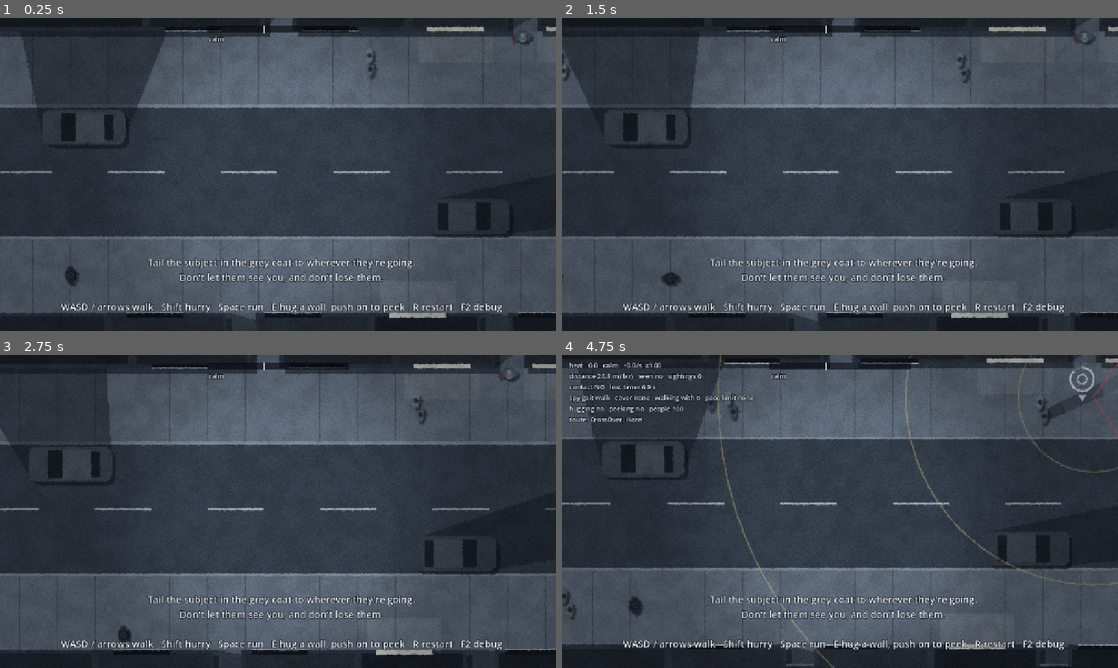
Above: before the commit, frames 1-4 (two rows, left to right).
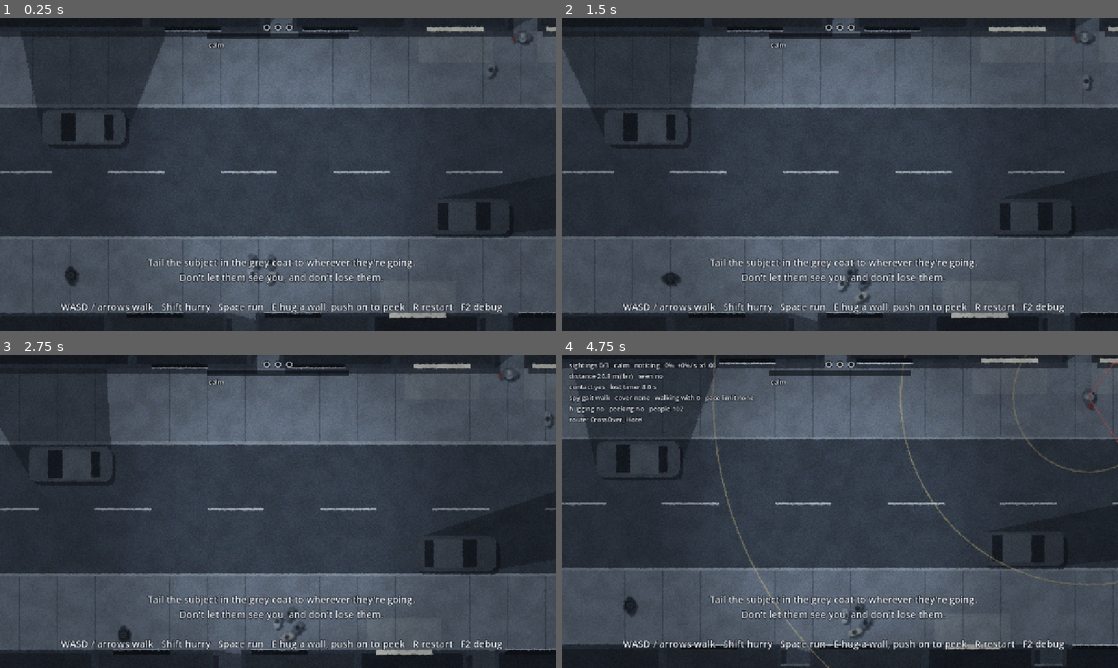
Above: after the commit, the same moments.

Repository: jfacorro/spooks
Game: Godot game, scene res://tailing/tail_street.tscn
The game is run twice, just before and just after one commit, with the same random seed, the same clock (stepped at 60 frames per second) and the same inputs.
Inputs:
- Up to frame 1 (0.25 s): no input
- Up to frame 2 (1.5 s): tap Enter at 0.5 s; hold D (move_right) 0.53-1.28 s; hold Shift (hurry) 0.53-1.28 s; tap Space (run) at 0.8, 1.35 s; hold S (move_down) from 1.28 s (still down)
- Up to frame 3 (2.75 s): tap Shift (hurry) at 1.55 s; release S (move_down) at 2.03 s; hold D (move_right) from 2.03 s (still down); hold Shift (hurry) from 2.03 s (still down); tap Space (run) at 2.3 s
- Up to frame 4 (4.75 s): release D (move_right) at 2.78 s; release Shift (hurry) at 2.78 s; hold W (move_up) 2.78-3.53 s; tap E (interact) at 2.85 s; tap Shift (hurry) at 3.05, 4.35 s; hold Space (run) 3.53-4.28 s; hold A (move_left) from 3.53 s (still down); tap F2 (debug_overlay) at 4.15 s

The runs differ from the first frame. In frame 1, 1.0% of the frame differs, in the area x 37-90%, y 1-86%; in frame 2, 1.2%; in frame 3, 1.1%; in frame 4, 5.3%, in the area x 0-100%, y 0-100%.

Commit message:
Replace heat with three sightings and a noticing bar
Heat made it hard to tell how close you were to being made. Now the
subject can notice the spy three times, one per alert level: wary,
suspicious, then made.

- While the subject can see the spy, a noticing bar fills; when it's
  full that's a sighting. It takes 2.5 s at 10-20 m, 1.2 s at 4-10 m
  and 0.5 s under 4 m (doubled after playtesting), sped up or slowed
  down by cover and gait as before. Glances notice twice as fast.
- Breaking sight before it fills drains it away without counting. After
  a sighting the spy has to be out of sight for 2 s before the next.
- Sightings never come back, except that shaking the subject off after
  being made leaves them suspicious with one sighting left.
- The HUD shows three marks and the noticing bar; grain and vignette
  follow the sightings. Heat, cooling off, floors, familiar face and the
  glance and too-close jolts are gone.
- People who stop at the same shop window spread along the glass.
- The design doc describes sightings; its heat chart is replaced by a
  table of noticing times.

Co-Authored-By: Claude Opus 5.5 <noreply@anthropic.com>

Diff:
--- a/tailing/actors/subject.gd
+++ b/tailing/actors/subject.gd
@@ -2,7 +2,7 @@
 extends Node2D
 ## The person being tailed. Walks a SubjectRoute and checks behind them now
 ## and then, always with a tell first: the hat starts to turn before a glance,
-## and they slow down before a full look-back. The tail director owns heat and
+## and they slow down before a full look-back. The tail director owns sightings and
 ## sets `alert`; this script only acts on it.
 
 signal entered_building(block: StreetBlock)
--- a/tailing/crowd/crowd.gd
+++ b/tailing/crowd/crowd.gd
@@ -143,7 +143,7 @@
 				var glass: PackedVector2Array = child.segment()
 				var middle := (glass[0] + glass[1]) / 2.0
 				var street_side: Vector2 = child.global_transform.y.normalized()
-				_windows.append({"spot": middle + street_side * 0.7 * M, "glass": middle})
+				_windows.append({"spot": middle + street_side * 0.7 * M, "glass": middle, "from": glass[0], "to": glass[1], "out": street_side})
 	# Free ends are where the street carries on off the map.
 	for id in walkway_ends:
 		if _graph.get_point_connections(id).size() == 1:
@@ -342,7 +342,10 @@
 				if t > 0.05 and t < 0.95:
 					if not picks.has(i):
 						picks[i] = []
-					picks[i].append([t, window.spot, window.glass])
+					# Somewhere along the glass, so people stopping at the
+					# same window don't all stand on one spot.
+					var glass: Vector2 = window.from.lerp(window.to, _rng.randf_range(0.15, 0.85))
+					picks[i].append([t, glass + window.out * _rng.randf_range(0.6, 0.9) * M, glass])
 				break
 	var new_path := PackedVector2Array()
 	var new_spread := PackedFloat32Array()
--- a/tailing/hud/heat_meter.gd
+++ /dev/null
@@ -1,78 +0,0 @@
-class_name HeatMeter
-extends Control
-## The subject's heat as a slim bar at the top of the screen, with ticks where
-## they turn wary and suspicious. The part below the current level's floor is
-## solid because it won't cool off; the rest is fainter and drains while the
-## spy stays unseen. While the subject is looking right at the spy, the bar
-## pulses and says SEEN, so it's always clear when a look is counting. The
-## cover the spy is in (a crowd, a doorway, peeking) shows in the middle.
-
-const PALE := Color(0.93, 0.95, 0.98)
-const TRACK := Color(0.02, 0.03, 0.05, 0.6)
-const WIDTH := 320.0
-const HEIGHT := 8.0
-const FONT_SIZE := 15
-
-@export var director: TailDirector
-
-var _shown := 0.0
-var _glow := 0.0
-var _time := 0.0
-var _cover := ""
-var _cover_alpha := 0.0
-
-
-func _ready() -> void:
-	mouse_filter = MOUSE_FILTER_IGNORE
-
-
-func _process(delta: float) -> void:
-	_time += delta
-	_shown = lerpf(_shown, director.heat, 1.0 - exp(-10.0 * delta))
-	_glow = move_toward(_glow, 1.0 if director.seen else 0.0, (8.0 if director.seen else 2.5) * delta)
-	# The cover word fades out, and in again when it changes.
-	var cover := director.cover_name()
-	if cover != "" and cover != _cover and _cover_alpha <= 0.0:
-		_cover = cover
-	var showing := cover != "" and cover == _cover
-	_cover_alpha = move_toward(_cover_alpha, 0.8 if showing else 0.0, 4.0 * delta)
-	queue_redraw()
-
-
-func _draw() -> void:
-	var bar := Rect2(-WIDTH / 2.0, 0.0, WIDTH, HEIGHT)
-	var pulse := 0.5 + 0.5 * sin(_time * 16.0)
-	draw_rect(bar.grow(4.0), TRACK)
-	# Fill: faint up to the current heat, solid up to the level's floor.
-	var floor_heat := minf(director.heat_floor(), _shown)
-	draw_rect(Rect2(bar.position, Vector2(WIDTH * _shown / 100.0, HEIGHT)), Color(PALE, 0.45 + 0.55 * _glow * pulse))
-	draw_rect(Rect2(bar.position, Vector2(WIDTH * floor_heat / 100.0, HEIGHT)), PALE)
-	for threshold: float in [40.0, 70.0]:
-		var x := bar.position.x + WIDTH * threshold / 100.0
-		draw_line(Vector2(x, -5.0), Vector2(x, HEIGHT + 5.0), Color(PALE, 0.8), 2.0)
-	if _glow > 0.0:
-		draw_rect(bar.grow(4.0 + 2.0 * pulse), Color(PALE, 0.7 * _glow), false, 2.0)
-	var font := ThemeDB.fallback_font
-	var text_y := HEIGHT + 24.0
-	_text(font, Vector2(bar.position.x, text_y), _level_text(), HORIZONTAL_ALIGNMENT_LEFT, 1.0)
-	if _cover_alpha > 0.0 and not director.recovering:
-		_text(font, Vector2(bar.position.x, text_y), _cover, HORIZONTAL_ALIGNMENT_CENTER, _cover_alpha)
-	if _glow > 0.0:
-		_text(font, Vector2(bar.position.x, text_y), "SEEN", HORIZONTAL_ALIGNMENT_RIGHT, _glow)
-	if director.recovering:
-		# A second bar: how far through shaking them off the spy is.
-		var progress := clampf(director.recovery_progress / director.recovery_time, 0.0, 1.0)
-		var under := Rect2(bar.position.x, text_y + 12.0, WIDTH, 4.0)
-		draw_rect(under.grow(2.0), TRACK)
-		draw_rect(Rect2(under.position, Vector2(WIDTH * progress, under.size.y)), PALE)
-
-
-func _level_text() -> String:
-	if director.recovering:
-		return "made: keep them in sight, unseen"
-	return director.alert_name()
-
-
-func _text(font: Font, at: Vector2, text: String, align: HorizontalAlignment, alpha: float) -> void:
-	draw_string_outline(font, at, text, align, WIDTH, FONT_SIZE, 6, Color(0.02, 0.03, 0.05, alpha))
-	draw_string(font, at, text, align, WIDTH, FONT_SIZE, Color(PALE, alpha))
--- /dev/null
+++ b/tailing/hud/sighting_meter.gd
@@ -0,0 +1,100 @@
+class_name SightingMeter
+extends Control
+## How many times the subject has noticed the spy: three marks at the top of
+## the screen, one filling with each sighting; the third means they've made the
+## spy. Under them, a bar fills while the subject is noticing the spy and
+## drains once the spy gets out of their sight; if it fills, that's a
+## sighting. While the subject is looking right at the spy the bar pulses and
+## says SEEN. The subject's alert level shows on the left, and the cover the
+## spy is in (a crowd, a doorway, peeking) in the middle.
+
+const PALE := Color(0.93, 0.95, 0.98)
+const TRACK := Color(0.02, 0.03, 0.05, 0.6)
+const OUTLINE := Color(0.02, 0.03, 0.05)
+const WIDTH := 320.0
+const BAR_TOP := 18.0
+const BAR_HEIGHT := 6.0
+const MARK_RADIUS := 7.0
+const MARK_GAP := 26.0
+const FONT_SIZE := 15
+
+@export var director: TailDirector
+
+var _glow := 0.0
+var _time := 0.0
+var _cover := ""
+var _cover_alpha := 0.0
+var _marks := 0 # sightings shown so far
+var _flash := 0.0 # the newest mark, and the bar that filled it, flash for a moment
+
+
+func _ready() -> void:
+	mouse_filter = MOUSE_FILTER_IGNORE
+
+
+func _process(delta: float) -> void:
+	_time += delta
+	_glow = move_toward(_glow, 1.0 if director.seen else 0.0, (8.0 if director.seen else 2.5) * delta)
+	if director.sightings > _marks:
+		_flash = 1.0
+	_marks = director.sightings
+	_flash = move_toward(_flash, 0.0, 1.2 * delta)
+	# The cover word fades out, and in again when it changes.
+	var cover := director.cover_name()
+	if cover != "" and cover != _cover and _cover_alpha <= 0.0:
+		_cover = cover
+	var showing := cover != "" and cover == _cover
+	_cover_alpha = move_toward(_cover_alpha, 0.8 if showing else 0.0, 4.0 * delta)
+	queue_redraw()
+
+
+func _draw() -> void:
+	var pulse := 0.5 + 0.5 * sin(_time * 16.0)
+	_draw_marks()
+	# The noticing bar: faint track, fill while they're noticing, a full flash
+	# when it has just counted.
+	var bar := Rect2(-WIDTH / 2.0, BAR_TOP, WIDTH, BAR_HEIGHT)
+	draw_rect(bar.grow(3.0), TRACK)
+	draw_rect(Rect2(bar.position, Vector2(WIDTH * clampf(director.noticing, 0.0, 1.0), BAR_HEIGHT)), Color(PALE, 0.6 + 0.4 * _glow * pulse))
+	if _flash > 0.0:
+		draw_rect(bar, Color(PALE, _flash))
+	if _glow > 0.0:
+		draw_rect(bar.grow(3.0 + 2.0 * pulse), Color(PALE, 0.7 * _glow), false, 2.0)
+	var font := ThemeDB.fallback_font
+	var text_y := BAR_TOP + BAR_HEIGHT + 22.0
+	_text(font, Vector2(bar.position.x, text_y), _level_text(), HORIZONTAL_ALIGNMENT_LEFT, 1.0)
+	if _cover_alpha > 0.0 and not director.recovering:
+		_text(font, Vector2(bar.position.x, text_y), _cover, HORIZONTAL_ALIGNMENT_CENTER, _cover_alpha)
+	if _glow > 0.0:
+		_text(font, Vector2(bar.position.x, text_y), "SEEN", HORIZONTAL_ALIGNMENT_RIGHT, _glow)
+	if director.recovering:
+		# A second bar: how far through shaking them off the spy is.
+		var progress := clampf(director.recovery_progress / director.recovery_time, 0.0, 1.0)
+		var under := Rect2(bar.position.x, text_y + 12.0, WIDTH, 4.0)
+		draw_rect(under.grow(2.0), TRACK)
+		draw_rect(Rect2(under.position, Vector2(WIDTH * progress, under.size.y)), PALE)
+
+
+# One mark per sighting the subject can make: filled once it's used up.
+func _draw_marks() -> void:
+	var count := TailDirector.SIGHTINGS_TO_BURN
+	for i in count:
+		var at := Vector2((i - (count - 1) / 2.0) * MARK_GAP, 0.0)
+		draw_circle(at, MARK_RADIUS + 2.0, Color(OUTLINE, 0.7))
+		if i < _marks:
+			draw_circle(at, MARK_RADIUS, PALE)
+			if i == _marks - 1 and _flash > 0.0:
+				draw_arc(at, MARK_RADIUS + 3.0 + 8.0 * (1.0 - _flash), 0.0, TAU, 32, Color(PALE, _flash), 2.0, true)
+		else:
+			draw_arc(at, MARK_RADIUS - 1.0, 0.0, TAU, 32, Color(PALE, 0.6), 2.0, true)
+
+
+func _level_text() -> String:
+	if director.recovering:
+		return "made: keep them in sight, unseen"
+	return director.alert_name()
+
+
+func _text(font: Font, at: Vector2, text: String, align: HorizontalAlignment, alpha: float) -> void:
+	draw_string_outline(font, at, text, align, WIDTH, FONT_SIZE, 6, Color(OUTLINE, alpha))
+	draw_string(font, at, text, align, WIDTH, FONT_SIZE, Color(PALE, alpha))
--- a/tailing/map/street_zone.gd
+++ b/tailing/map/street_zone.gd
@@ -4,7 +4,7 @@
 ## A patch of ground: sidewalk, road, side street or crosswalk. The kind sets
 ## its colour and markings (and, from step 2 on, who uses it: pedestrians keep
 ## to sidewalks, cars to roads). Sidewalks name their side of the road so the
-## heat rules can tell when the spy is tailing from across the street.
+## detection rules can tell when the spy is tailing from across the street.
 
 enum Kind { SIDEWALK, ROAD, ALLEY, CROSSWALK }
 
--- a/tailing/tail_debug.gd
+++ b/tailing/tail_debug.gd
@@ -1,5 +1,5 @@
 extends Node2D
-## F2: the playtest overlay. Shows the numbers behind heat and contact, plus
+## F2: the playtest overlay. Shows the numbers behind sightings and contact, plus
 ## the subject's vision cones and the distance bands around them, even when
 ## the subject is out of sight.
 
@@ -32,8 +32,9 @@
 	queue_redraw()
 	var d := director
 	var lines := PackedStringArray([
-		"heat %5.1f   %s   %+.1f/s  x%.2f" % [d.heat, d.alert_name(), d.heat_rate, d.modifier],
-		"distance %.1f m (%s)   seen %s   sightings %d" % [d.distance_m(), d.band_name(), "YES" if d.seen else "no", d.sightings],
+		"sightings %d/%d   %s   noticing %3.0f%%  %+.0f%%/s  x%.2f" % [
+			d.sightings, TailDirector.SIGHTINGS_TO_BURN, d.alert_name(), d.noticing * 100.0, d.notice_rate * 100.0, d.modifier],
+		"distance %.1f m (%s)   seen %s" % [d.distance_m(), d.band_name(), "YES" if d.seen else "no"],
 		"contact %s   lost timer %.1f s" % ["yes" if d.contact else "NO", d.lost_timer],
 		"spy gait %s   cover %s   walking with %d   pace limit %s" % [
 			TailSpy.Gait.keys()[d.spy.gait].to_lower(), d.cover if d.cover != &"" else "none", d.crowd_count,
--- a/tailing/tail_director.gd
+++ b/tailing/tail_director.gd
@@ -1,20 +1,22 @@
 class_name TailDirector
 extends Node
-## Runs one tail: heat (how suspicious the subject is of the spy), contact
-## (whether the spy can still see the subject), cover, and how the attempt
-## ends. Heat shows on the heat meter, and through grain, vignette and the
-## subject's posture; the cover the spy is in shows under the meter. F2 shows
-## the exact numbers for playtesting; R restarts any time.
+## Runs one tail: sightings (how many times the subject has noticed the spy;
+## three and they've made them), noticing (how close the subject is to
+## noticing the spy right now), contact (whether the spy can still see the
+## subject), cover, and how the attempt ends. Sightings and noticing show on
+## the meter at the top, and through grain, vignette and the subject's
+## posture; the cover the spy is in shows under the meter. F2 shows the exact
+## numbers for playtesting; R restarts any time.
 
 enum Outcome { NONE, LOST, MADE, DONE }
 
 const M := 48.0
-## Heat per second while seen, by distance band: [up to metres, rate].
-const BANDS := [[4.0, 60.0], [10.0, 25.0], [20.0, 8.0], [35.0, 0.0]]
+## Distance bands behind the subject, up to these many metres.
+const BAND_LIMITS := [4.0, 10.0, 20.0, 35.0]
 const BAND_NAMES := ["too close", "close", "tail zone", "far", "lost"]
-## Heat never cools below the floor of the alert level it has reached.
-const FLOORS := [0.0, 40.0, 70.0, 100.0]
 const ALERT_NAMES := ["calm", "wary", "suspicious", "burned"]
+## Each sighting raises the subject's alert level; the third burns the spy.
+const SIGHTINGS_TO_BURN := 3
 const INTRO := "Tail the subject in the grey coat to wherever they're going.\nDon't let them see you, and don't lose them.\n\nWASD / arrows walk   Shift hurry   Space run   E hug a wall, push on to peek   R restart   F2 debug"
 const COVER_NAMES := {&"peeking": "peeking", &"doorway": "in a doorway", &"crowd": "in a crowd"}
 
@@ -33,26 +35,31 @@
 @export var lost_time := 8.0
 ## Seconds a bolting subject must be kept in sight, unseen, for them to calm down.
 @export var recovery_time := 10.0
-## Extra heat, once per look, for being seen inside the closest band.
-@export var too_close_jolt := 40.0
-## Extra heat, once per glance, for being caught by one in the tail zone (10 to
-## 20 m) and when close (4 to 10 m). A glance is too short for the per-second
-## rate alone to matter. Inside 4 m the too-close jolt applies instead.
-@export var glance_jolt_tail := 8.0
-@export var glance_jolt_close := 15.0
-## Heat lost per second while unseen.
-@export var cool_off := 2.0
-## Each separate sighting makes the next ones count this much more.
-@export var familiar_step := 0.25
-## Seconds unseen before the next sighting counts as a separate one.
-@export var separate_sighting_after := 5.0
 ## Seconds out of contact before the last-seen marker shows, so someone
 ## walking between the spy and the subject doesn't flash it up.
 @export var marker_delay := 0.5
 
+@export_group("Being noticed")
+## Seconds the subject has to see the spy, out in the open and walking, before
+## it counts as a sighting: inside 4 m, 4 to 10 m, and 10 to 20 m. Beyond
+## 20 m they can't pick the spy out at all.
+@export var notice_too_close := 0.5
+@export var notice_close := 1.2
+@export var notice_tail := 2.5
+## A glance is a deliberate check over the shoulder: it notices this many
+## times as fast.
+@export var glance_speedup := 2.0
+## How much of the noticing drains away per second once the spy is out of
+## their sight. Breaking sight before it fills means it doesn't count.
+@export var notice_drain := 1.5
+## Seconds unseen before the subject can notice the spy again after a
+## sighting, so one long look only ever counts once.
+@export var separate_sighting_after := 2.0
+
 @export_group("Cover")
-## Heat rates while seen in each kind of cover. Cover takes the place of how
-## fast the spy is moving; hurrying or running leaves the crowd and doorways.
+## How fast the subject notices the spy in each kind of cover, as a share of
+## the speed out in the open. Cover takes the place of how fast the spy is
+## moving; hurrying or running leaves the crowd and doorways.
 @export var peek_rate := 0.2
 @export var crowd_rate := 0.3
 @export var doorway_rate := 0.5
@@ -60,11 +67,13 @@
 @export var crowd_size := 3
 @export var crowd_radius := 2.0 * M
 
-var heat := 0.0
+## How many times the subject has noticed the spy.
+var sightings := 0
+## How close the subject is to noticing the spy, 0 to 1. At 1 it's a sighting.
+var noticing := 0.0
 var alert := Subject.Alert.CALM
 var contact := true
 var seen := false
-var sightings := 0
 var lost_timer := 0.0
 var known_position := Vector2.ZERO
 var known_heading := 0.0
@@ -72,8 +81,9 @@
 var recovering := false
 var recovered := false
 var recovery_progress := 0.0
-## For the debug overlay: the last heat rate and the modifier behind it.
-var heat_rate := 0.0
+## For the debug overlay: how fast the noticing is filling, and the modifier
+## behind it.
+var notice_rate := 0.0
 var modifier := 1.0
 ## The cover the spy is in: &"peeking", &"doorway", &"crowd" or &"" for none.
 var cover := &""
@@ -81,12 +91,10 @@
 var crowd_count := 0
 
 var _unseen_for := INF
+var _counted := false # this look has already counted as a sighting
 var _out_of_contact := 0.0
-var _jolted := false
-var _glance_hit := -1
-var _unseen_since_bolt := false
 var _saw_entering := false
-var _shown_heat := 0.0
+var _shown_tension := 0.0
 var _clock := 0.0
 var _message_until := 0.0
 
@@ -106,7 +114,7 @@
 	_update_contact(delta)
 	if outcome != Outcome.NONE:
 		return
-	_update_heat(delta)
+	_update_noticing(delta)
 	_update_recovery(delta)
 	if outcome == Outcome.NONE:
 		subject.alert = alert
@@ -118,12 +126,13 @@
 	# The subject fades rather than blinks when someone steps in the way.
 	if outcome == Outcome.NONE:
 		subject.shown = move_toward(subject.shown, 1.0 if contact else 0.0, 6.0 * delta)
-	# Heat shows as a coarser, tighter picture.
-	_shown_heat = lerpf(_shown_heat, heat / 100.0, 1.0 - exp(-2.0 * delta))
+	# Each sighting, and being noticed, shows as a coarser, tighter picture.
+	var tension := (sightings + noticing) / float(SIGHTINGS_TO_BURN)
+	_shown_tension = lerpf(_shown_tension, clampf(tension, 0.0, 1.0), 1.0 - exp(-2.0 * delta))
 	var material: ShaderMaterial = grain.get_node("Screen").material
-	material.set_shader_parameter("grain_amount", lerpf(0.06, 0.14, _shown_heat))
-	material.set_shader_parameter("vignette_strength", lerpf(0.25, 0.6, _shown_heat))
-	material.set_shader_parameter("vignette_radius", lerpf(1.3, 1.05, _shown_heat))
+	material.set_shader_parameter("grain_amount", lerpf(0.06, 0.14, _shown_tension))
+	material.set_shader_parameter("vignette_strength", lerpf(0.25, 0.6, _shown_tension))
+	material.set_shader_parameter("vignette_radius", lerpf(1.3, 1.05, _shown_tension))
 
 
 func _unhandled_input(event: InputEvent) -> void:
@@ -137,10 +146,10 @@
 
 func band_name() -> String:
 	var d := distance_m()
-	for i in BANDS.size():
-		if d < BANDS[i][0]:
+	for i in BAND_LIMITS.size():
+		if d < BAND_LIMITS[i]:
 			return BAND_NAMES[i]
-	return BAND_NAMES[BANDS.size()]
+	return BAND_NAMES[BAND_LIMITS.size()]
 
 
 func alert_name() -> String:
@@ -150,11 +159,6 @@
 ## The cover the spy is in, in words, or "" for none.
 func cover_name() -> String:
 	return COVER_NAMES.get(cover, "")
-
-
-## Heat never cools below this at the current alert level.
-func heat_floor() -> float:
-	return FLOORS[alert]
 
 
 # Contact: a clear line from the spy's eyes to the subject, within range, past
@@ -188,55 +192,55 @@
 	marker.place(known_position, known_heading, lost_timer / lost_time)
 
 
-func _update_heat(delta: float) -> void:
+# While the subject can see the spy, the noticing fills: faster the closer the
+# spy is, slower in cover. When it's full that's a sighting. Out of their sight
+# it drains away, and after a sighting the spy has to get out of sight for a
+# moment before the next one can start.
+func _update_noticing(delta: float) -> void:
 	_update_cover()
 	# While peeking only the head shows round the corner.
 	seen = subject.can_see(spy.eye_position())
 	spy.spotted = seen
-	heat_rate = 0.0
-	if seen:
+	notice_rate = 0.0
+	if not seen:
+		_unseen_for += delta
+		noticing = maxf(noticing - notice_drain * delta, 0.0)
 		if _unseen_for >= separate_sighting_after:
-			sightings += 1
-		_unseen_for = 0.0
-		var distance := distance_m()
-		if distance < BANDS[0][0] and not _jolted:
-			heat += too_close_jolt
-			_jolted = true
-		modifier = _modifier()
-		var familiar := 1.0 + familiar_step * (sightings - 1)
-		if subject.caught_by("glance") and subject.glance_count != _glance_hit:
-			_glance_hit = subject.glance_count
-			heat += _glance_jolt(distance) * modifier * familiar
-		heat_rate = _band_rate(distance) * modifier * familiar
-		heat += heat_rate * delta
-	else:
-		_unseen_for += delta
-		_jolted = false
-		if not recovering:
-			heat = maxf(heat - cool_off * delta, FLOORS[alert])
-	heat = clampf(heat, 0.0, 100.0)
-	# Alert only ever goes up (recovery is the one exception).
-	while alert < Subject.Alert.BURNED and heat >= FLOORS[alert + 1]:
-		alert = (alert + 1) as Subject.Alert
-	if alert == Subject.Alert.BURNED and not recovering:
+			_counted = false
+		return
+	_unseen_for = 0.0
+	if _counted:
+		return
+	modifier = _modifier()
+	notice_rate = modifier / _notice_time(distance_m())
+	if subject.caught_by("glance"):
+		notice_rate *= glance_speedup
+	noticing += notice_rate * delta
+	if noticing >= 1.0:
+		_count_sighting()
+
+
+func _notice_time(distance: float) -> float:
+	if distance < BAND_LIMITS[0]:
+		return notice_too_close
+	if distance < BAND_LIMITS[1]:
+		return notice_close
+	if distance < BAND_LIMITS[2]:
+		return notice_tail
+	return INF
+
+
+func _count_sighting() -> void:
+	noticing = 0.0
+	_counted = true
+	if recovering:
+		# Seen again while they're running from the spy: that's it.
+		_finish(Outcome.MADE)
+		return
+	sightings = mini(sightings + 1, SIGHTINGS_TO_BURN)
+	alert = sightings as Subject.Alert
+	if alert == Subject.Alert.BURNED:
 		_burned()
-
-
-func _glance_jolt(distance: float) -> float:
-	if distance < BANDS[0][0]:
-		return 0.0
-	if distance < BANDS[1][0]:
-		return glance_jolt_close
-	if distance < BANDS[2][0]:
-		return glance_jolt_tail
-	return 0.0
-
-
-func _band_rate(distance: float) -> float:
-	for band in BANDS:
-		if distance < band[0]:
-			return band[1]
-	return 0.0
 
 
 # Peeking beats a doorway, which beats a crowd. Walking in a crowd also keeps
@@ -270,8 +274,8 @@
 	return false
 
 
-# What the spy is doing when seen multiplies the rate for their band: the cover
-# they're in, or else how fast they're moving.
+# What the spy is doing when seen speeds up or slows down the noticing: the
+# cover they're in, or else how fast they're moving.
 func _modifier() -> float:
 	var m := 1.0
 	match cover:
@@ -312,25 +316,20 @@
 		return
 	recovering = true
 	recovery_progress = 0.0
-	_unseen_since_bolt = false
 	subject.bolt()
 	_flash("They've made you, and they're running.\nKeep them in sight without being seen.", 5.0)
 
 
 func _update_recovery(delta: float) -> void:
 	if not recovering or outcome != Outcome.NONE:
-		return
-	if not seen:
-		_unseen_since_bolt = true
-	elif _unseen_since_bolt:
-		_finish(Outcome.MADE)
 		return
 	if contact and not seen:
 		recovery_progress += delta
 	if recovery_progress >= recovery_time:
 		recovering = false
 		recovered = true
-		heat = FLOORS[Subject.Alert.SUSPICIOUS]
+		# Back to suspicious: one sighting left.
+		sightings = SIGHTINGS_TO_BURN - 1
 		alert = Subject.Alert.SUSPICIOUS
 		subject.calm_down()
 		_flash("They think they've shaken you.", 3.0)
@@ -348,6 +347,7 @@
 	spy.frozen = true
 	spy.spotted = false
 	cover = &""
+	noticing = 0.0
 	if shade != null:
 		shade.people_in_way.clear()
 	marker.visible = false
--- a/tailing/tail_street.tscn
+++ b/tailing/tail_street.tscn
@@ -17,7 +17,7 @@
 [ext_resource type="Script" path="res://tailing/tail_camera.gd" id="14_3gca0"]
 [ext_resource type="PackedScene" path="res://post_process/grain_overlay.tscn" id="15_12x4t"]
 [ext_resource type="Script" path="res://tailing/tail_director.gd" id="17_qui2e"]
-[ext_resource type="Script" path="res://tailing/hud/heat_meter.gd" id="18_heat"]
+[ext_resource type="Script" path="res://tailing/hud/sighting_meter.gd" id="18_sightings"]
 
 [sub_resource type="RectangleShape2D" id="RectangleShape2D_8kf65"]
 size = Vector2(48, 720)
@@ -944,7 +944,7 @@
 theme_override_colors/font_outline_color = Color(0.02, 0.03, 0.05, 1)
 theme_override_constants/outline_size = 6
 
-[node name="HeatMeter" type="Control" parent="Hud" unique_id=1991553328 node_paths=PackedStringArray("director")]
+[node name="SightingMeter" type="Control" parent="Hud" unique_id=1991553328 node_paths=PackedStringArray("director")]
 layout_mode = 3
 anchors_preset = 5
 anchor_left = 0.5
@@ -953,7 +953,7 @@
 offset_bottom = 22.0
 grow_horizontal = 2
 mouse_filter = 2
-script = ExtResource("18_heat")
+script = ExtResource("18_sightings")
 director = NodePath("../../Director")
 
 [node name="Director" type="Node" parent="." unique_id=128414739 node_paths=PackedStringArray("subject", "spy", "crowd", "shade", "grain", "marker", "message")]
Binary file removed: docs/design/images/distance-bands.png
Not shown, removed: tailing/hud/heat_meter.gd.uid
Not shown, added: tailing/hud/sighting_meter.gd.uid
Not shown, changed: docs/design/tailing-prototype.md
